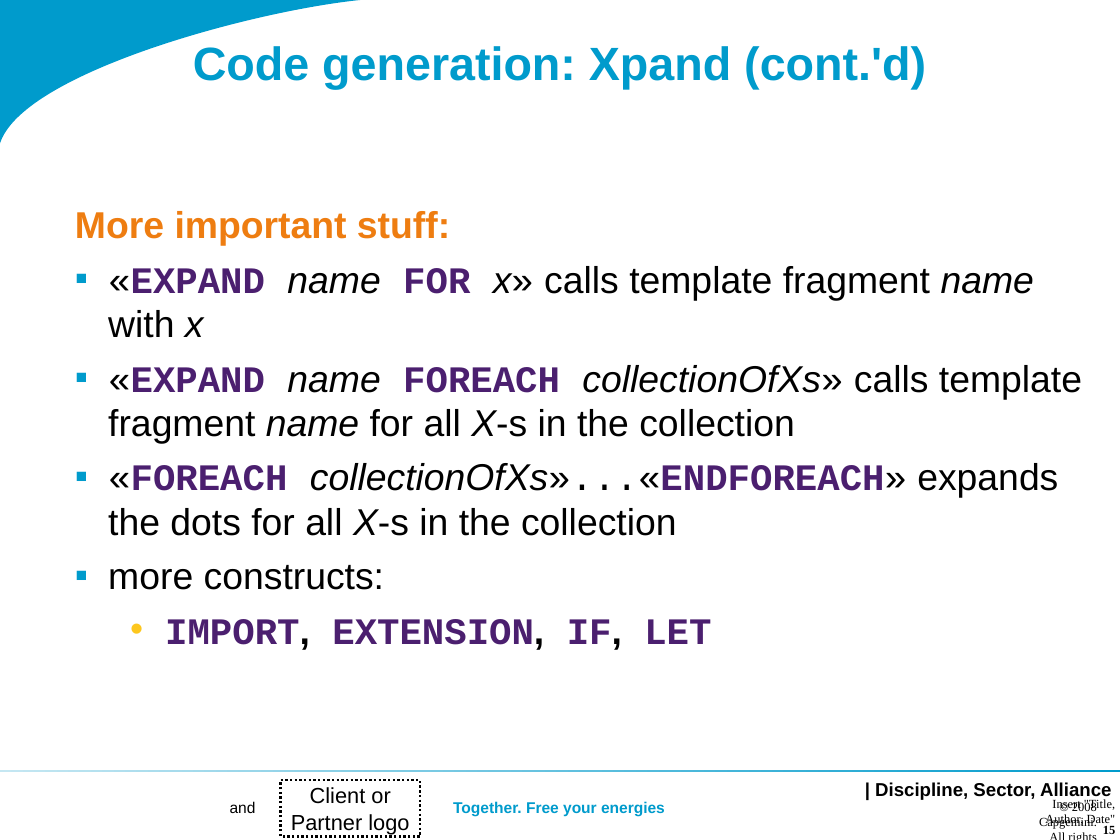
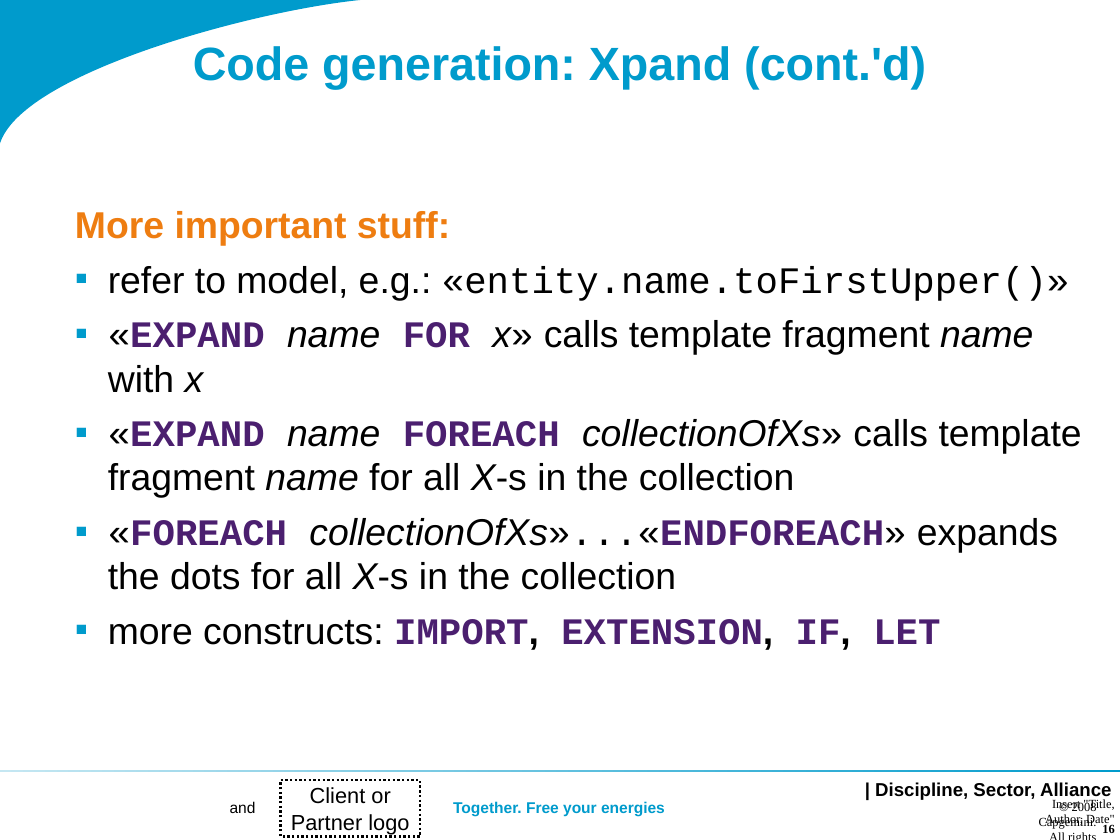
Before and after one commit to dslmeinte/xtext-workshop-code1, a slide deck: slide 16 of org.xtext.workshop.notes/sheets/Workshop 1.ppt (slide 15 before the commit). Drawn at 1120x840 pixels with LibreOffice and Linux fonts; fonts in the diff are those of the drawing; background and template pictures are left out. Boxes give left, top, right and bottom in pixels: in the first picture for what was removed or moved away, otherwise in the second. Text is boxed around its words. In the diff, an @@ line names an element or a change of style, - is before the commit and + after.

```diff
--- a/org.xtext.workshop.notes/sheets/Workshop 1.ppt
+++ b/org.xtext.workshop.notes/sheets/Workshop 1.ppt
@@ text at [75,211,1082,590]: indent changed @@
@@ text at [108,266,1069,301]: paragraph added @@
+▪ refer to model, e.g.: «entity.name.toFirstUpper()»
@@ text at [108,619,940,650]: text changed @@
-▪ more constructs:
-  • IMPORT, EXTENSION, IF, LET
+▪ more constructs: IMPORT, EXTENSION, IF, LET
@@ page number added at [1102,824,1114,833], 8 pt, text #000000, bold @@
+16
@@ page number removed at [1103,825,1115,834] @@
-15
```
Also in this commit, not shown: 20 other slides changed, 3 slides added, 1 slide removed, 1 other file.
